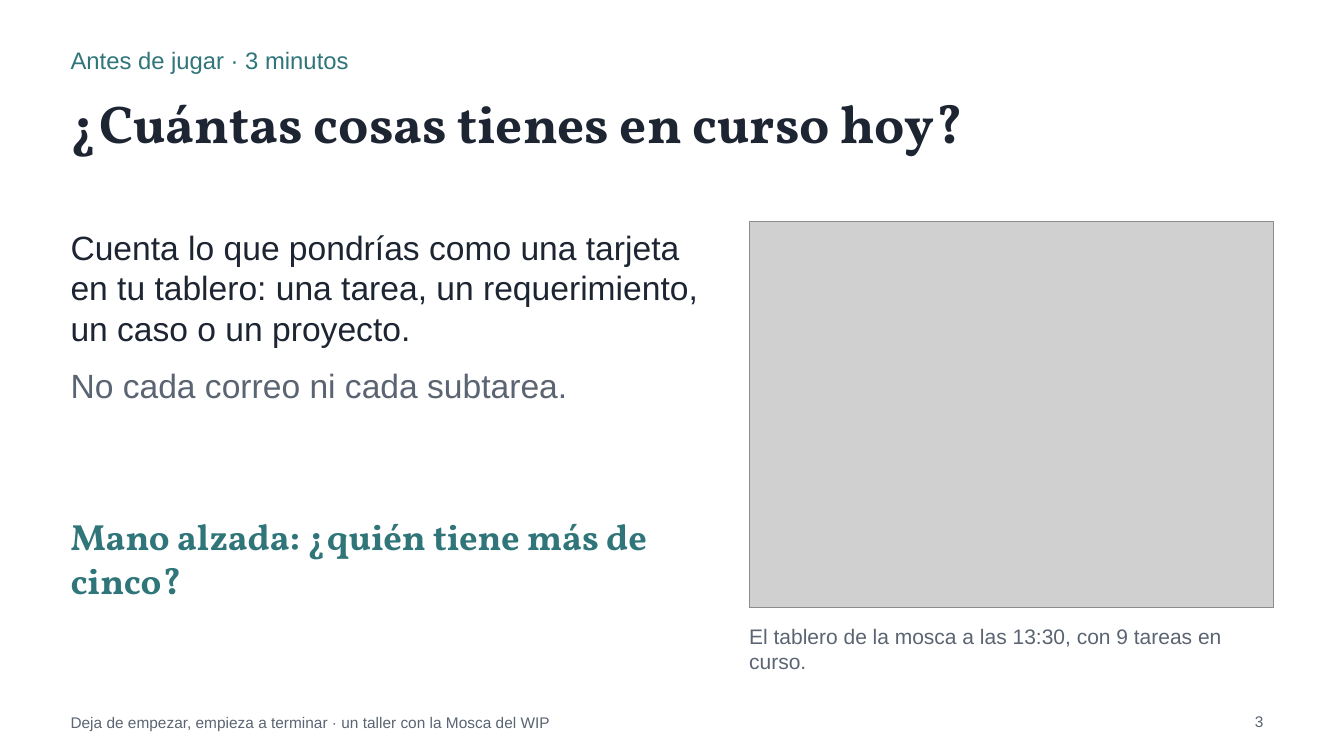
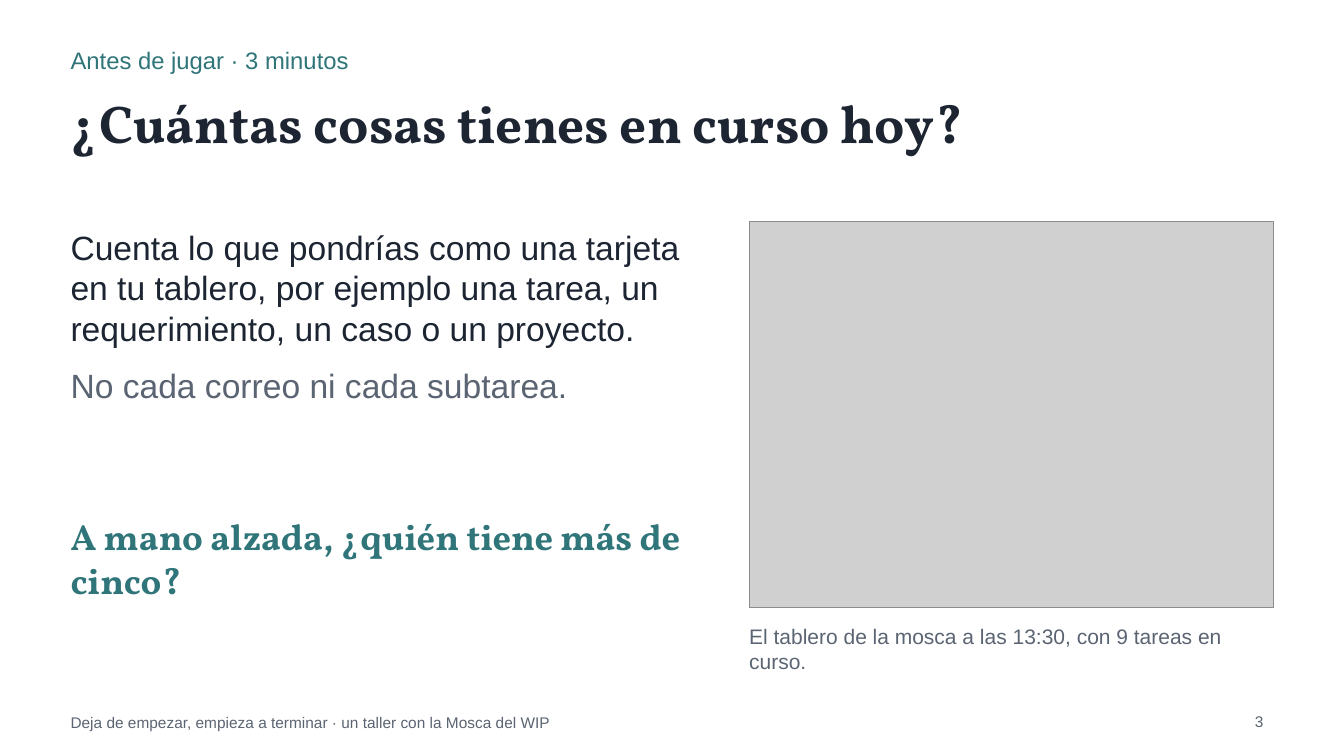
Before and after one commit to ferfelan/mosca-del-wip, a slide deck: slide 3 of public/taller/Mosca-del-WIP-Taller-Presentacion.pptx. Drawn at 1344x756 pixels with LibreOffice and Linux fonts; fonts in the diff are those of the drawing; grey boxes stand for pictures. Boxes give left, top, right and bottom in pixels: in the first picture for what was removed or moved away, otherwise in the second. Text is boxed around its words. In the diff, an @@ line names an element or a change of style, - is before the commit and + after.

```diff
--- a/public/taller/Mosca-del-WIP-Taller-Presentacion.pptx
+++ b/public/taller/Mosca-del-WIP-Taller-Presentacion.pptx
@@ text at bbox=[71, 235, 679, 348]: text changed @@
-Cuenta lo que pondrías como una tarjeta en tu tablero: una tarea, un requerimiento, un caso o un proyecto.
+Cuenta lo que pondrías como una tarjeta en tu tablero, por ejemplo una tarea, un requerimiento, un caso o un proyecto.
@@ text at bbox=[71, 524, 681, 595]: text changed @@
-Mano alzada: ¿quién tiene más de cinco?
+A mano alzada, ¿quién tiene más de cinco?
```
Also in this commit, not shown: 7 other slides changed, 26 other files.
